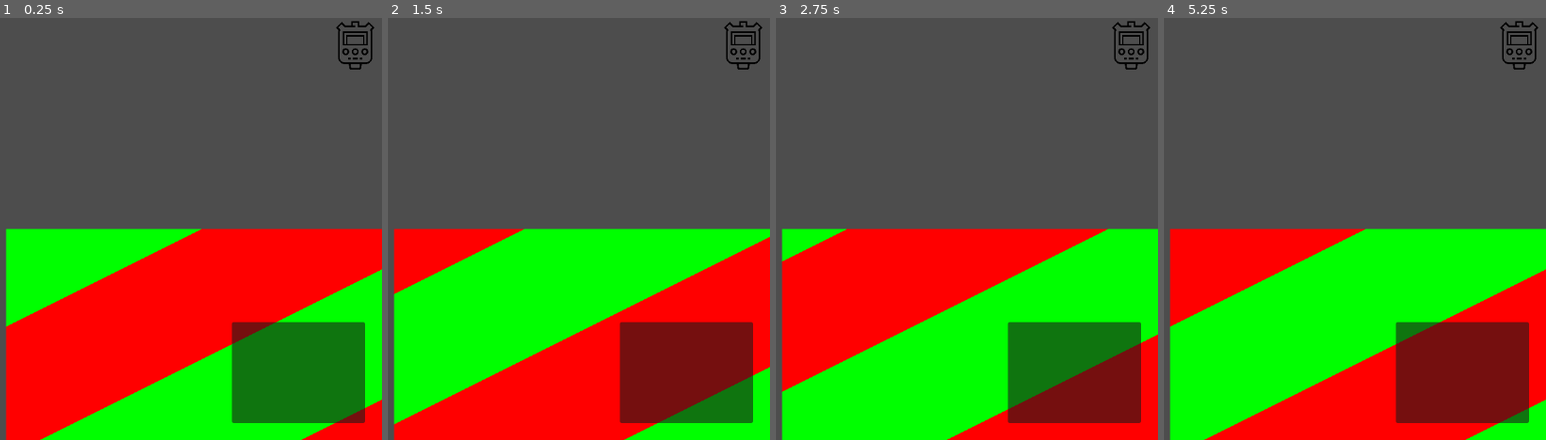
Above: before the commit, frames 1-4 (left to right).
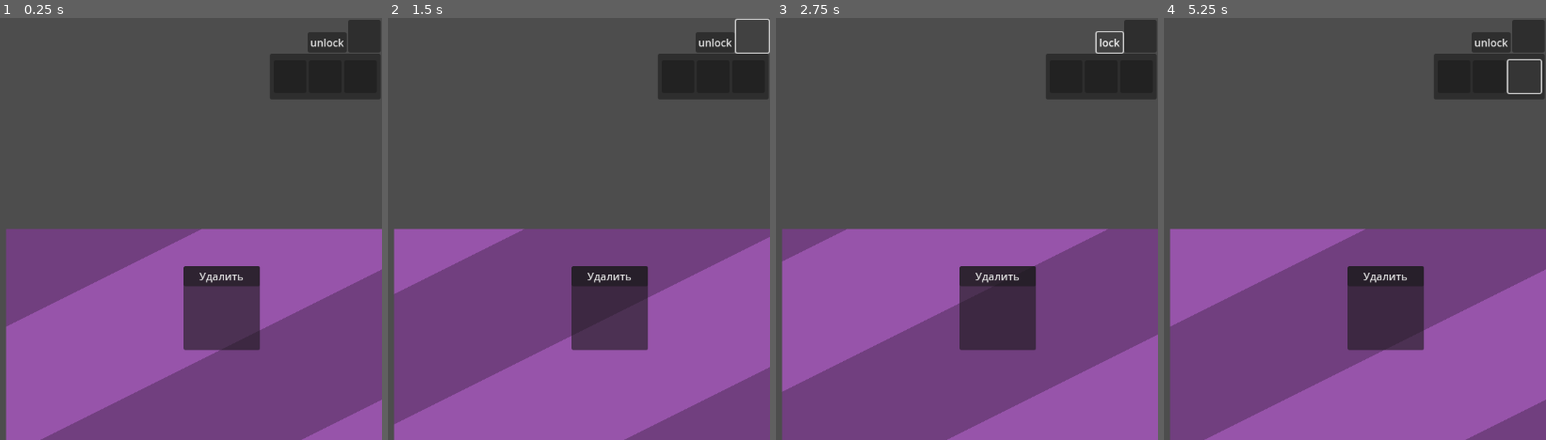
Above: after the commit, the same moments.

Repository: mrXseo/DrawDevices
Game: Godot game, scene res://main.tscn
Same seed, same stepped clock (60 frames per second), same inputs: the game is played once before the commit and once after it.
Inputs (mouse positions are in pixels of both pictures, inside the frame that each line leads up to):
- Up to frame 1 (0.25 s): no input
- Up to frame 2 (1.5 s): click (743, 47) at 0.52 s; click (750, 34) at 1.27 s
- Up to frame 3 (2.75 s): click (1104, 43) at 2 s, where only the run after the commit has a clickable "unlock"
- Up to frame 4 (5.25 s): click (1496, 43) at 2.75 s, where only the run after the commit has a clickable "lock"; click (1454, 77) at 3.52 s; click (1488, 77) at 4.27 s; click (1523, 77) at 5.02 s

The runs differ from the first frame. In frame 1, 53% of the frame differs, in the area x 1-100%, y 0-100%; in frame 2, 53%; in frame 3, 53%; in frame 4, 53%.
Error after the commit: Parse Error: Expected indented block after "if" block. (res://local_settings.gd:6)

Commit message:
add menu in redactor

Diff:
--- a/classes/base/objects_map_2d.gd
+++ b/classes/base/objects_map_2d.gd
@@ -19,9 +19,17 @@
 	background.size.x = width
 	background.size.y = hight
 	background.material = bg_material
-	var bg_import_color = background.material.get_shader_parameter("import_color")
+	background.material.set_shader_parameter("import_color", background.color)
 
-
+func found_devices_in_point(point : Vector2, excepts : Array[DeviceSimplest]) -> DeviceSimplest:
+	var the_point = Node2D.new()
+	the_point.global_position.point
+	for children in get_children():
+		if children is DeviceSimplest or children is DeviceSistem:
+			if children.in_check(the_point):
+				if not children in excepts:
+					return children
+	return null
 
 func _process(delta: float) -> void:
 	pass
--- /dev/null
+++ b/classes/buildings/WaterDetectorHost.gd
@@ -0,0 +1,3 @@
+extends DeviceSistem
+
+class WaterDetectorHost
--- /dev/null
+++ b/classes/buildings/WaterDeyectorSinment.gd
@@ -0,0 +1 @@
+extends DeviceSimplest
--- a/classes/user/observer.gd
+++ b/classes/user/observer.gd
@@ -11,11 +11,16 @@
 
 var user : User
 
+var move_cursor_image : Image = Image.new()
+var move_cursor_image_resize = 16
+
+
 func set_user(new_user:User):
 	user = new_user
 
 var MOUSE_BUTTON_LEFT_PRESSED_FLAG = false
 var MOUSE_BUTTON_RIGHT_PRESSED_FLAG = false
+var MOUSE_WHILE_BUTTON_PRESSED_FLAG = false
 
 func _input(event):
 	if event is InputEventMouseButton:
@@ -31,10 +36,14 @@
 			zoom += Vector2(0.1, 0.1)
 			if zoom.x > zoom_max:
 				zoom = Vector2(zoom_max, zoom_max)
-		print(zoom)
+		elif event.button_index == MOUSE_BUTTON_MIDDLE:
+			MOUSE_WHILE_BUTTON_PRESSED_FLAG = event.pressed
 	elif event is InputEventMouseMotion:
-		if MOUSE_BUTTON_LEFT_PRESSED_FLAG:
+		if MOUSE_WHILE_BUTTON_PRESSED_FLAG:
 			user.global_position -= event.relative*(1/zoom.x)
+			Input.set_custom_mouse_cursor(move_cursor_image)
+		else:
+			Input.set_custom_mouse_cursor(null)
 
 # Called when the node enters the scene tree for the first time.
 func _ready() -> void:
@@ -42,10 +51,16 @@
 	UserUI.position = Vector2(0,0)
 	UserUI.position -= UserUI.size/2
 	print(UserUI.position)
+	move_cursor_image.load("res://7727808.png")
+	move_cursor_image.resize(
+		move_cursor_image.get_width()/move_cursor_image_resize,
+		move_cursor_image.get_height()/move_cursor_image_resize
+	)
 	pass # Replace with function body.
 
 # Called every frame. 'delta' is the elapsed time since the previous frame.
 func _process(delta: float) -> void:
+	#print(MOUSE_WHILE_BUTTON_PRESSED_FLAG)
 	if user.mouse_mode == user.MOUSE_MODES.CLEAR:
 		pass
 	UserUI.size = get_viewport().get_size()
--- a/classes/user/user.gd
+++ b/classes/user/user.gd
@@ -14,6 +14,8 @@
 	add_child(observer)
 	pass # Replace with function body.
 
+func _input(event: InputEvent) -> void:
+	pass
 
 # Called every frame. 'delta' is the elapsed time since the previous frame.
 func _process(delta: float) -> void:
--- /dev/null
+++ b/local_settings.gd
@@ -0,0 +1,7 @@
+extends Panel
+
+
+func _input(event: InputEvent) -> void:
+	if event is InputEventMouseButton:
+		if event.button_index == MOUSE_BUTTON_RIGHT:
+		pass
--- a/main.tscn
+++ b/main.tscn
@@ -4,8 +4,8 @@
 [ext_resource type="Shader" uid="uid://btadrp7tcqbjc" path="res://resource/UI/bg_shader.gdshader" id="2_7mycd"]
 [ext_resource type="Script" uid="uid://dg2nwj6krhqx2" path="res://classes/user/user.gd" id="2_ya7pq"]
 [ext_resource type="Script" uid="uid://cd2dl6s3d8o71" path="res://classes/user/observer.gd" id="3_bqfv4"]
-[ext_resource type="Theme" uid="uid://cuwp82b2otuec" path="res://resource/UI/main_theme.tres" id="4_25dgf"]
-[ext_resource type="Texture2D" uid="uid://cllh30bgw5pr" path="res://resource/UI/device_icon.png" id="5_j4rcb"]
+[ext_resource type="Script" uid="uid://cmluq6ajp6msj" path="res://menu_devices.gd" id="5_lquwl"]
+[ext_resource type="Script" uid="uid://d280sln13xg2a" path="res://local_settings.gd" id="6_7mycd"]
 
 [sub_resource type="ShaderMaterial" id="ShaderMaterial_272bh"]
 shader = ExtResource("2_7mycd")
@@ -42,28 +42,85 @@
 grow_horizontal = 2
 grow_vertical = 2
 
-[node name="ItemList" type="ItemList" parent="User/UserObserver/UserUI"]
-layout_mode = 1
-anchors_preset = 3
-anchor_left = 1.0
-anchor_top = 1.0
-anchor_right = 1.0
-anchor_bottom = 1.0
-offset_left = -230.0
-offset_top = -181.0
-offset_right = -26.0
-offset_bottom = -26.0
-grow_horizontal = 0
-grow_vertical = 0
+[node name="Locker" type="Timer" parent="User/UserObserver/UserUI"]
+wait_time = 0.2
+one_shot = true
 
-[node name="MenuButton" type="MenuButton" parent="User/UserObserver/UserUI"]
+[node name="MenuDevices" type="Button" parent="User/UserObserver/UserUI"]
+custom_minimum_size = Vector2(50, 50)
 layout_mode = 1
 anchors_preset = 1
 anchor_left = 1.0
 anchor_right = 1.0
-offset_left = -82.0
-offset_bottom = 85.0
+offset_left = -50.0
+offset_top = 3.0
+offset_right = -2.0
+offset_bottom = 52.0
 grow_horizontal = 0
-theme = ExtResource("4_25dgf")
-icon = ExtResource("5_j4rcb")
-expand_icon = true
+script = ExtResource("5_lquwl")
+
+[node name="FixateButton" type="Button" parent="User/UserObserver/UserUI/MenuDevices"]
+custom_minimum_size = Vector2(30, 30)
+layout_mode = 2
+offset_left = -32.0
+offset_top = 17.0
+offset_right = -2.0
+offset_bottom = 47.0
+alignment = 0
+
+[node name="MenuPanel" type="Panel" parent="User/UserObserver/UserUI/MenuDevices"]
+custom_minimum_size = Vector2(170, 70)
+layout_mode = 0
+offset_left = -122.0
+offset_top = 51.0
+offset_right = 48.0
+offset_bottom = 121.0
+
+[node name="GridContainer" type="GridContainer" parent="User/UserObserver/UserUI/MenuDevices/MenuPanel"]
+custom_minimum_size = Vector2(150, 50)
+layout_mode = 1
+anchors_preset = 8
+anchor_left = 0.5
+anchor_top = 0.5
+anchor_right = 0.5
+anchor_bottom = 0.5
+offset_left = -79.0
+offset_top = -25.0
+offset_right = 79.0
+offset_bottom = 25.0
+grow_horizontal = 2
+grow_vertical = 2
+columns = 3
+
+[node name="Button" type="Button" parent="User/UserObserver/UserUI/MenuDevices/MenuPanel/GridContainer"]
+custom_minimum_size = Vector2(50, 50)
+layout_mode = 2
+
+[node name="Button2" type="Button" parent="User/UserObserver/UserUI/MenuDevices/MenuPanel/GridContainer"]
+custom_minimum_size = Vector2(50, 50)
+layout_mode = 2
+
+[node name="Button3" type="Button" parent="User/UserObserver/UserUI/MenuDevices/MenuPanel/GridContainer"]
+custom_minimum_size = Vector2(50, 50)
+layout_mode = 2
+
+[node name="LocalSettings" type="Panel" parent="User/UserObserver/UserUI"]
+layout_mode = 0
+offset_left = 848.0
+offset_top = 381.0
+offset_right = 965.0
+offset_bottom = 510.0
+script = ExtResource("6_7mycd")
+
+[node name="VBoxContainer" type="VBoxContainer" parent="User/UserObserver/UserUI/LocalSettings"]
+layout_mode = 0
+offset_right = 117.0
+offset_bottom = 131.0
+
+[node name="DeleteButton" type="Button" parent="User/UserObserver/UserUI/LocalSettings/VBoxContainer"]
+layout_mode = 2
+text = "Удалить"
+
+[connection signal="timeout" from="User/UserObserver/UserUI/Locker" to="User/UserObserver/UserUI/MenuDevices" method="_on_locker_timeout"]
+[connection signal="pressed" from="User/UserObserver/UserUI/MenuDevices" to="User/UserObserver/UserUI/MenuDevices" method="_on_pressed"]
+[connection signal="pressed" from="User/UserObserver/UserUI/MenuDevices/FixateButton" to="User/UserObserver/UserUI/MenuDevices" method="_on_fixate_button_pressed"]
--- /dev/null
+++ b/menu_devices.gd
@@ -0,0 +1,72 @@
+extends Button
+
+@export var fixated : bool = false
+@onready var fixate_button : Button = $FixateButton
+
+@onready var menu_panel : Panel = $MenuPanel
+@onready var time_locker : Timer = $"../Locker"
+var time_lock
+
+func _on_pressed() -> void:
+	switch_menu()
+
+func switch_menu() -> int:
+	if time_lock:
+		return 0
+	if not fixated:
+		menu_panel.visible = not menu_panel.visible
+		fixate_button.visible = not fixate_button.visible
+	elif menu_panel.visible:
+		fixate_button.modulate = Color(1, 0.5, 0.5)
+		create_tween().tween_property(fixate_button, "modulate",  Color(1, 1, 1), 1)
+	time_locker.start()
+	time_lock = true
+	return 1
+
+
+func _input(event: InputEvent) -> void:
+	if event is InputEventMouseButton and event.pressed:
+		if menu_panel.visible:
+			print("CNFNH")
+			if not check_event_point_in(self, event.position*$"..".scale):
+				switch_menu()
+
+
+func check_event_point_in(zone: Control, global_event_pos : Vector2) -> bool:
+	var mod_global_rect = zone.get_global_rect()
+	mod_global_rect.position -= $"..".global_position
+	mod_global_rect.size *= $"..".scale
+	print(global_event_pos, mod_global_rect, $"..".global_position)
+	if mod_global_rect.has_point(global_event_pos):
+			return true
+	for children in zone.get_children():
+		if children is Control:
+			Control
+			if check_event_point_in(children, global_event_pos):
+				return true
+	return false
+
+
+func _ready() -> void:
+	fixated = ! fixated
+	fixate_button.modulate = Color(1, 1, 1)
+	_on_fixate_button_pressed()
+	fixate_button.position.y = self.size.y - fixate_button.size.y
+	menu_panel.position.y = self.size.y + 2
+	menu_panel.position.x = -menu_panel.size.x + self.size.x
+
+
+func _on_fixate_button_pressed() -> void:
+	fixated = ! fixated
+	if fixated:
+		fixate_button.text = "lock"
+	else:
+		fixate_button.text = "unlock"
+	# редактирование размещения кнопки
+	fixate_button.size = fixate_button.get_minimum_size()
+	fixate_button.position.x = -fixate_button.get_global_rect().size.x/$"..".scale.x - 2
+
+
+func _on_locker_timeout() -> void:
+	time_lock = false
+	pass # Replace with function body.
--- a/resource/UI/bg_shader.gdshader
+++ b/resource/UI/bg_shader.gdshader
@@ -10,8 +10,7 @@
 	//vec4 final_color = texture(TEXTURE, UV);
 	vec4 final_color = import_color;
 	if (mod(UV.x + UV.y + TIME/10.0, 0.2) < 0.1){
-		//final_color = mix(final_color, vec4(0,0,0,1), 0.5);
-		final_color = vec4(0,1,0,1);
+		final_color = mix(final_color, vec4(0,0,0,1), 0.25);
 	};
 	COLOR = final_color;
 	// Called for every pixel the material is visible on.
Binary file added: 7727808.png
Not shown, added: 7727808.png.import
Not shown, added: classes/buildings/WaterDetectorHost.gd.uid
Not shown, added: classes/buildings/WaterDeyectorSinment.gd.uid
Not shown, added: local_settings.gd.uid
Not shown, added: menu_devices.gd.uid
